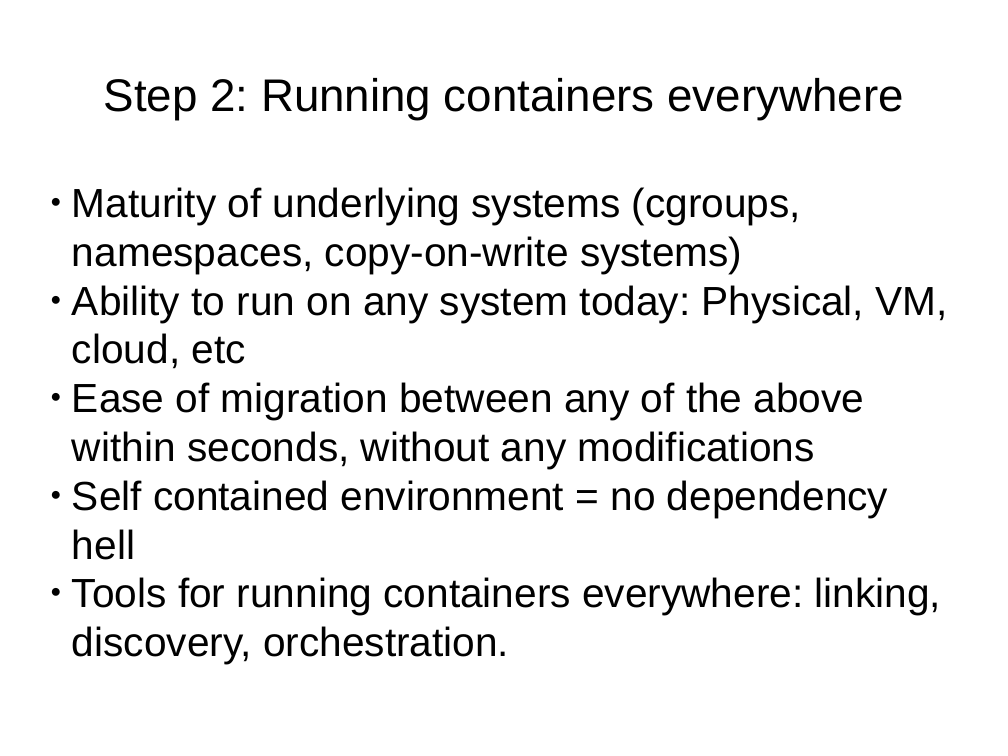
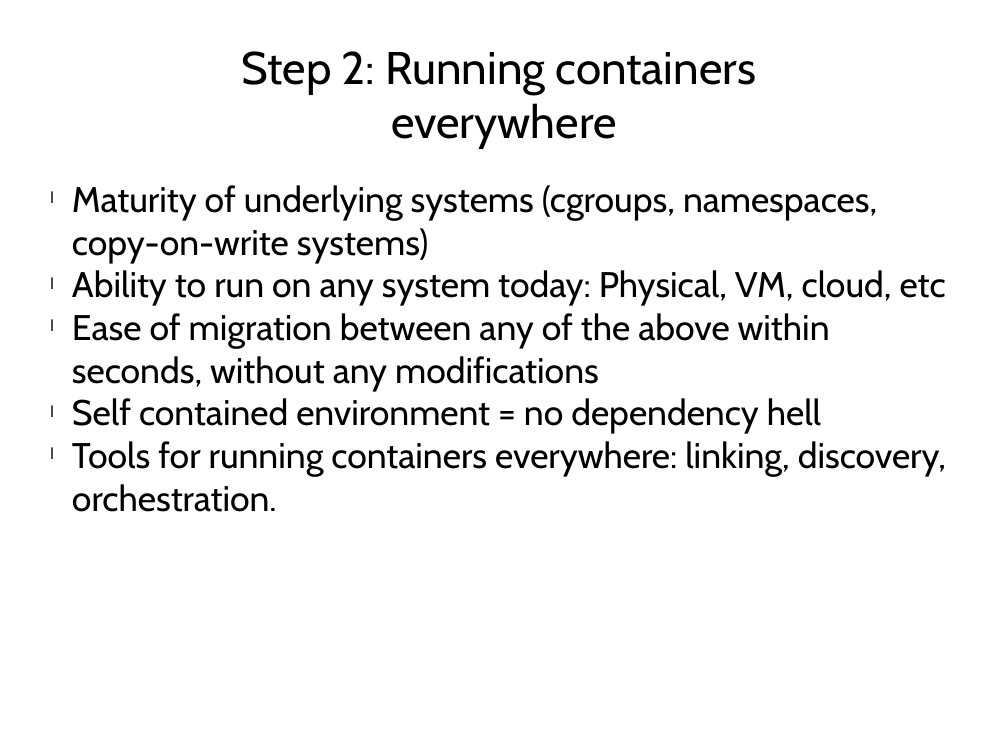
Before and after one commit to CodeChix-OpenSource/DockerIntro, a slide deck: slide 23 of slides/DockerIntro.pptx. Drawn at 1008x756 pixels with LibreOffice and Linux fonts; fonts in the diff are those of the drawing; background and template pictures are left out. Boxes give left, top, right and bottom in pixels: in the first picture for what was removed or moved away, otherwise in the second. Text is boxed around its words. In the diff, an @@ line names an element or a change of style, - is before the commit and + after.

```diff
--- a/slides/DockerIntro.pptx
+++ b/slides/DockerIntro.pptx
@@ text at bbox=[241, 51, 756, 149]: text changed; font Arial to Cabin @@
-Step 2: Running containers everywhere
+Step 2: Running containers
+everywhere
@@ text "Maturity of underlying systems (cgroups, ..." at bbox=[72, 185, 946, 512]: size 32 to 28 pt, font Arial to Cabin; bullet ● to l @@
```
Also in this commit, not shown: 25 other slides changed.
